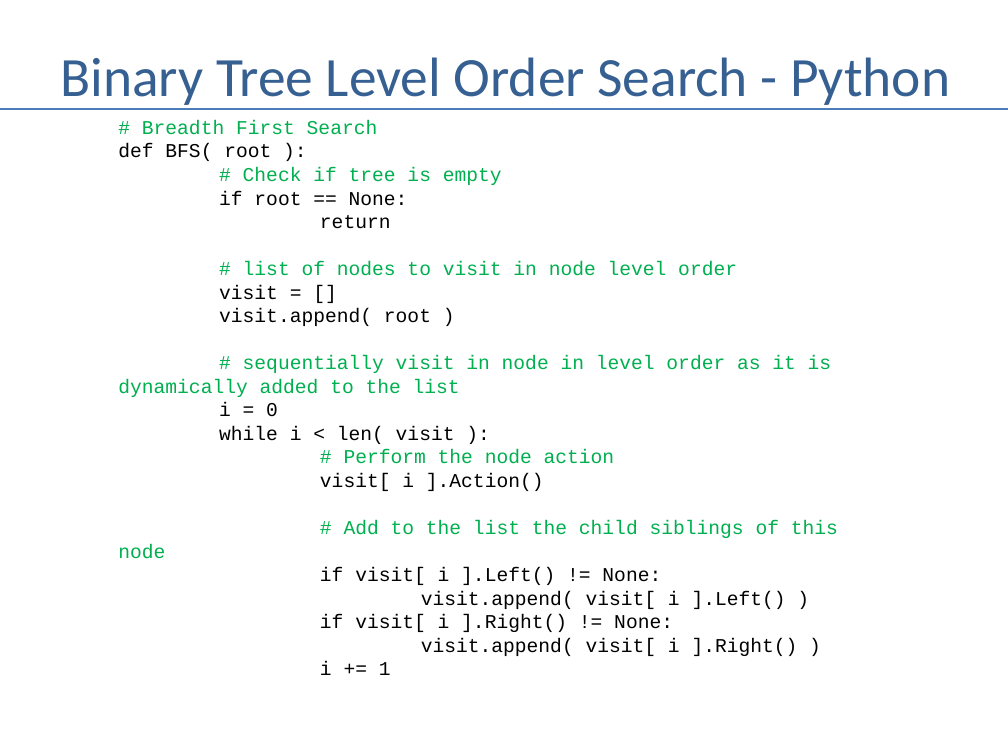
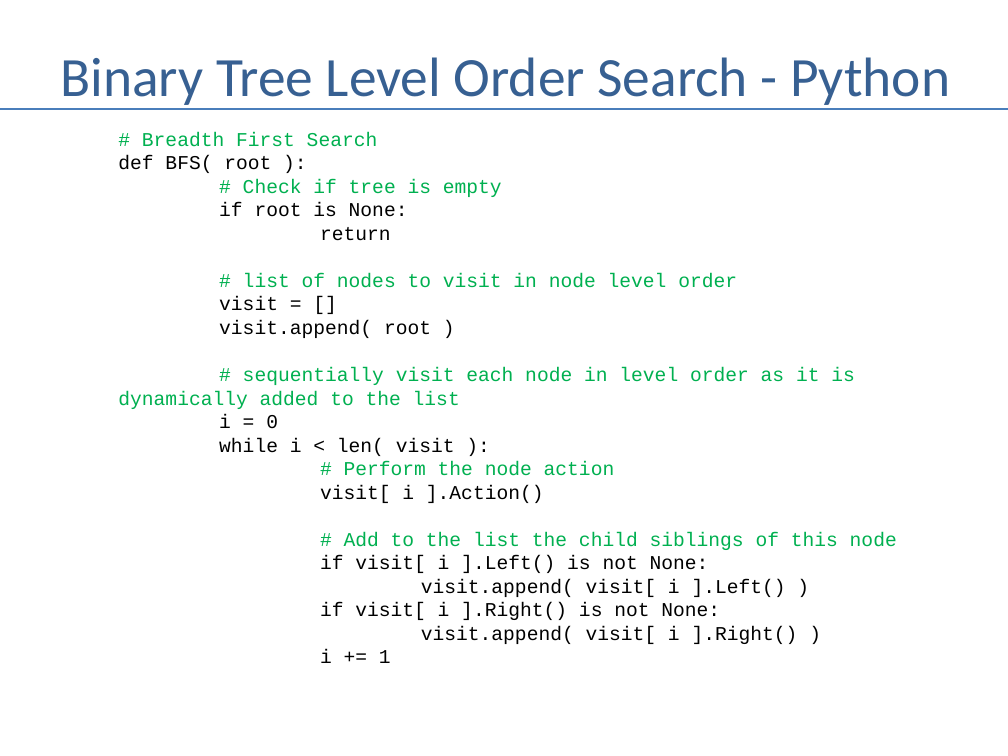
Before and after one commit to andrewferlitsch/Portland-Data-Science-Group, a slide deck: slide 10 of Presentations/AI - Graph Search.pptx. Drawn at 1008x756 pixels with LibreOffice and Linux fonts; fonts in the diff are those of the drawing. Boxes give left, top, right and bottom in pixels: in the first picture for what was removed or moved away, otherwise in the second. Text is boxed around its words. In the diff, an @@ line names an element or a change of style, - is before the commit and + after.

Commit message:
minor updates to presentations

```diff
--- a/Presentations/AI - Graph Search.pptx
+++ b/Presentations/AI - Graph Search.pptx
@@ text at bbox=[118, 132, 502, 241]: text changed @@
-# Breadth First Search
-def BFS( root ):
-# Check if tree is empty
-if root == None:
-return
+# Breadth First Search
+def BFS( root ):
+# Check if tree is empty
+if root is None:
+return
@@ text at bbox=[118, 367, 897, 644]: text changed @@
-# sequentially visit in node in level order as it is dynamically added to the list
-i = 0
-while i < len( visit ):
-# Perform the node action
-visit[ i ].Action()
-# Add to the list the child siblings of this node
-if visit[ i ].Left() != None:
-visit.append( visit[ i ].Left() )
-if visit[ i ].Right() != None:
-visit.append( visit[ i ].Right() )
+# sequentially visit each node in level order as it is dynamically added to the list
+i = 0
+while i < len( visit ):
+# Perform the node action
+visit[ i ].Action()
+# Add to the list the child siblings of this node
+if visit[ i ].Left() is not None:
+visit.append( visit[ i ].Left() )
+if visit[ i ].Right() is not None:
+visit.append( visit[ i ].Right() )
```
Also in this commit, not shown: 4 other slides changed, 1 other file.
